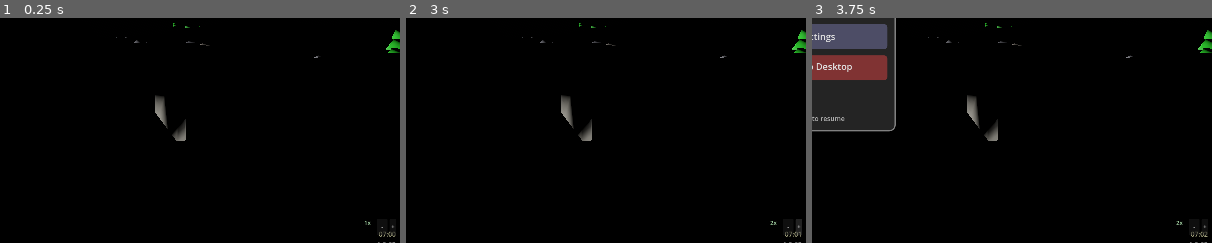
Above: before the commit, frames 1-3 (left to right).
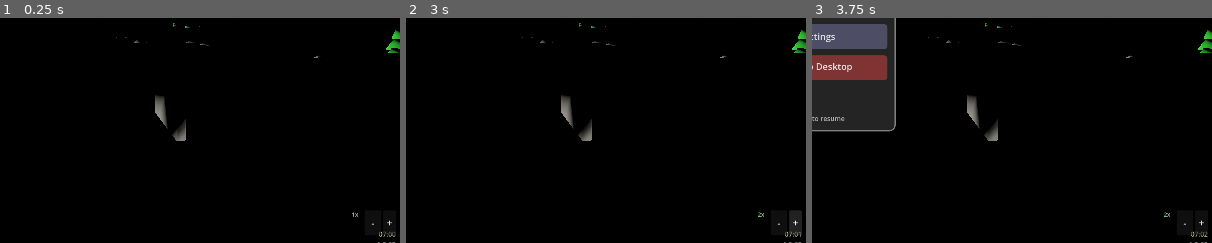
Above: after the commit, the same moments.

Repository: felix-dieterle/YouGame_godot4_public
Game: Godot game, scene res://scenes/main.tscn
Two runs of this game, one before a commit and one after it. Both use one fixed random seed, a clock stepped at 60 frames per second and the inputs below.
Inputs:
- Up to frame 1 (0.25 s): no input
- Up to frame 2 (3 s): click "📋" at 0.5 s; click "🗑" at 1.25 s; click "-" at 2 s; click "+" at 2.75 s
- Up to frame 3 (3.75 s): click "☰" at 3.5 s
The pictures show only the part of the screen within x 50-100%, y 48-98%; the shares and areas given below are measured in that part.

The runs differ from the first frame. In frame 1, less than 0.1% of the frame differs, in the area x 88-99%, y 86-97%; in frame 2, 0.2%, in the area x 88-99%, y 85-97%; in frame 3, less than 0.1%.

Commit message:
Increase control sizes for Android and fix sun timing bug
- Increase time control buttons from 25x20 to 40x40 pixels with larger font (14->24)
- Increase volume slider height from 35 to 50 pixels in mobile controls
- Increase all sliders in pause menu to 50 pixel height (volume, sun offset, view distance)
- Fix sun timing bug: visual sun now uses sun_time_offset_hours like directional light does

Co-authored-by: felix-dieterle <1490062+felix-dieterle@users.noreply.github.com>

Diff:
--- a/scripts/day_night_cycle.gd
+++ b/scripts/day_night_cycle.gd
@@ -474,8 +474,18 @@
     elif is_night:
         return NIGHT_SUN_ANGLE
     else:
-        # Normal day progression
+        # Normal day progression - apply sun time offset
         var time_ratio = current_time / DAY_CYCLE_DURATION
+
+        # Apply sun time offset (convert hours to time ratio)
+        # Offset is in hours, day is 10 hours, so divide by 10 to get ratio
+        var offset_ratio = sun_time_offset_hours / 10.0
+        time_ratio = time_ratio + offset_ratio
+        # Proper modulo wrapping to handle negative values
+        time_ratio = fmod(time_ratio, 1.0)
+        if time_ratio < 0.0:
+            time_ratio += 1.0
+
         return lerp(SUNRISE_END_ANGLE, SUNSET_START_ANGLE, time_ratio)
 
 # Update moon position based on time of day.
--- a/scripts/mobile_controls.gd
+++ b/scripts/mobile_controls.gd
@@ -441,7 +441,7 @@
     volume_slider.min_value = 0.0
     volume_slider.max_value = 100.0
     volume_slider.value = 80.0
-    volume_slider.custom_minimum_size = Vector2(100, 35)
+    volume_slider.custom_minimum_size = Vector2(100, 50)  # Increased height from 35 to 50 for better touch targets on Android
     volume_slider.size_flags_horizontal = Control.SIZE_EXPAND_FILL
     volume_slider.value_changed.connect(_on_volume_changed)
     volume_hbox.add_child(volume_slider)
--- a/scripts/pause_menu.gd
+++ b/scripts/pause_menu.gd
@@ -245,7 +245,7 @@
     master_slider.min_value = 0.0
     master_slider.max_value = 100.0
     master_slider.value = 80.0
-    master_slider.custom_minimum_size = Vector2(150, 0)
+    master_slider.custom_minimum_size = Vector2(150, 50)  # Increased height from 0 to 50 for better touch targets on Android
     master_slider.size_flags_horizontal = Control.SIZE_EXPAND_FILL
     master_slider.value_changed.connect(_on_master_volume_changed)
     master_hbox.add_child(master_slider)
@@ -324,7 +324,7 @@
     sun_offset_slider.max_value = 5.0
     sun_offset_slider.step = 0.5
     sun_offset_slider.value = 0.0
-    sun_offset_slider.custom_minimum_size = Vector2(100, 0)
+    sun_offset_slider.custom_minimum_size = Vector2(100, 50)  # Increased height from 0 to 50 for better touch targets on Android
     sun_offset_slider.size_flags_horizontal = Control.SIZE_EXPAND_FILL
     sun_offset_slider.value_changed.connect(_on_sun_offset_changed)
     sun_offset_hbox.add_child(sun_offset_slider)
@@ -352,7 +352,7 @@
     view_distance_slider.max_value = 5.0
     view_distance_slider.step = 1.0
     view_distance_slider.value = 3.0
-    view_distance_slider.custom_minimum_size = Vector2(100, 0)
+    view_distance_slider.custom_minimum_size = Vector2(100, 50)  # Increased height from 0 to 50 for better touch targets on Android
     view_distance_slider.size_flags_horizontal = Control.SIZE_EXPAND_FILL
     view_distance_slider.value_changed.connect(_on_view_distance_changed)
     view_distance_hbox.add_child(view_distance_slider)
--- a/scripts/ui_manager.gd
+++ b/scripts/ui_manager.gd
@@ -35,12 +35,12 @@
 
 # Time control UI positioning constants
 const TIME_LABEL_OFFSET_Y: float = -25.0  # Offset above version label
-const TIME_SPEED_LABEL_OFFSET_Y: float = -50.0  # Offset above time label
-const TIME_SPEED_LABEL_BUTTON_SPACE: float = -60.0  # Space reserved for buttons
-const TIME_BUTTON_WIDTH: float = 25.0
-const TIME_BUTTON_HEIGHT: float = 20.0
-const TIME_MINUS_BUTTON_OFFSET_X: float = -55.0
-const TIME_PLUS_BUTTON_OFFSET_X: float = -25.0
+const TIME_SPEED_LABEL_OFFSET_Y: float = -70.0  # Offset above time label (increased for larger buttons)
+const TIME_SPEED_LABEL_BUTTON_SPACE: float = -90.0  # Space reserved for buttons (increased for larger buttons)
+const TIME_BUTTON_WIDTH: float = 40.0  # Increased from 25.0 for better touch targets on Android
+const TIME_BUTTON_HEIGHT: float = 40.0  # Increased from 20.0 for better touch targets on Android
+const TIME_MINUS_BUTTON_OFFSET_X: float = -85.0  # Adjusted for larger button width
+const TIME_PLUS_BUTTON_OFFSET_X: float = -40.0  # Adjusted for larger button width
 
 # Day/night cycle time display constants
 # The day cycle represents time AFTER sunrise animation completes
@@ -152,7 +152,7 @@
     time_minus_button.offset_top = VERSION_LABEL_OFFSET_TOP + TIME_SPEED_LABEL_OFFSET_Y
     time_minus_button.offset_right = TIME_MINUS_BUTTON_OFFSET_X + TIME_BUTTON_WIDTH
     time_minus_button.offset_bottom = VERSION_LABEL_OFFSET_BOTTOM + TIME_SPEED_LABEL_OFFSET_Y + TIME_BUTTON_HEIGHT
-    time_minus_button.add_theme_font_size_override("font_size", 14)
+    time_minus_button.add_theme_font_size_override("font_size", 24)  # Increased from 14 for better visibility
     time_minus_button.z_index = VERSION_LABEL_Z_INDEX
     time_minus_button.focus_mode = Control.FOCUS_NONE
     time_minus_button.pressed.connect(_on_time_minus_pressed)
@@ -169,7 +169,7 @@
     time_plus_button.offset_top = VERSION_LABEL_OFFSET_TOP + TIME_SPEED_LABEL_OFFSET_Y
     time_plus_button.offset_right = VERSION_LABEL_OFFSET_RIGHT
     time_plus_button.offset_bottom = VERSION_LABEL_OFFSET_BOTTOM + TIME_SPEED_LABEL_OFFSET_Y + TIME_BUTTON_HEIGHT
-    time_plus_button.add_theme_font_size_override("font_size", 14)
+    time_plus_button.add_theme_font_size_override("font_size", 24)  # Increased from 14 for better visibility
     time_plus_button.z_index = VERSION_LABEL_Z_INDEX
     time_plus_button.focus_mode = Control.FOCUS_NONE
     time_plus_button.pressed.connect(_on_time_plus_pressed)
